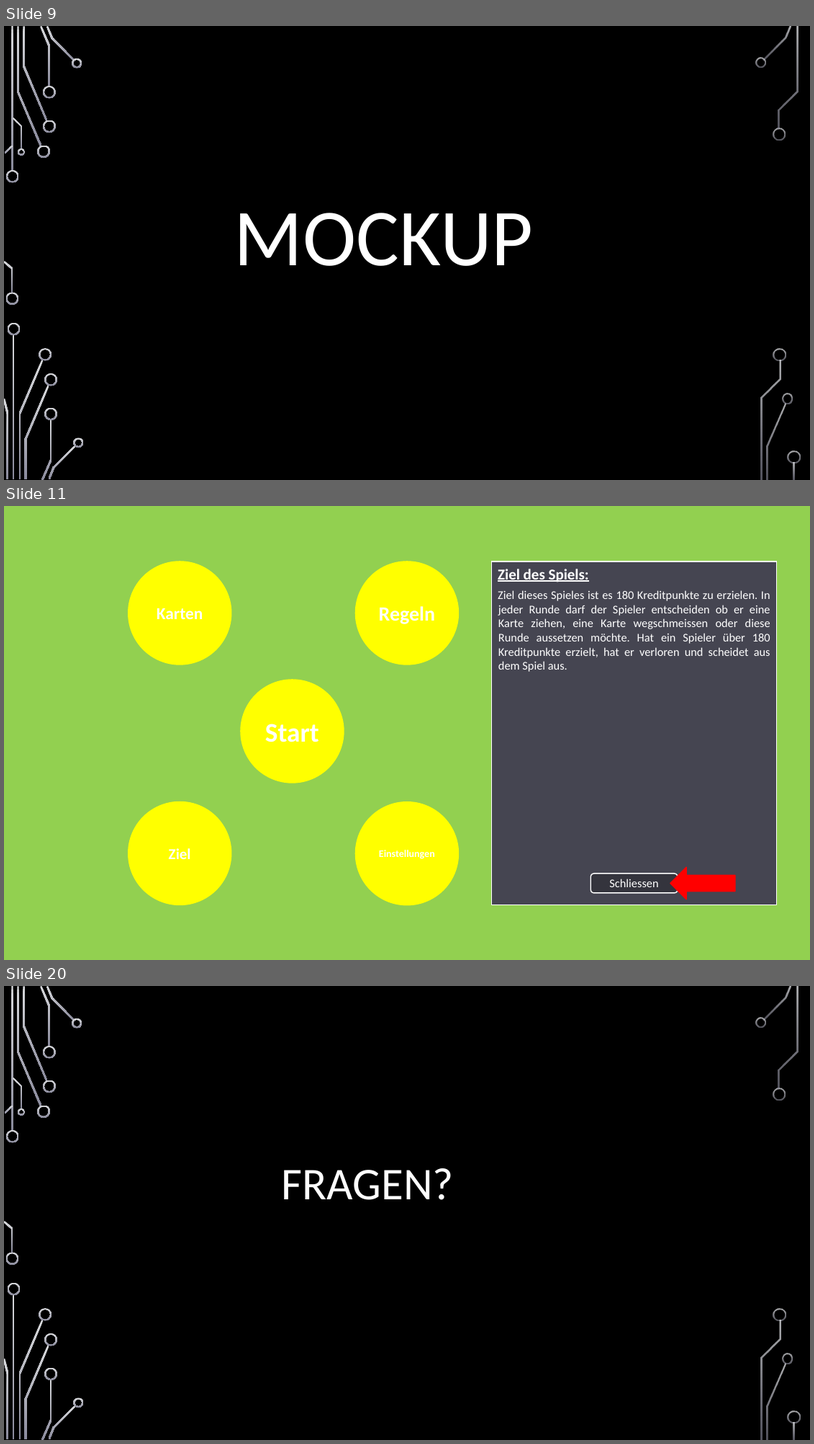
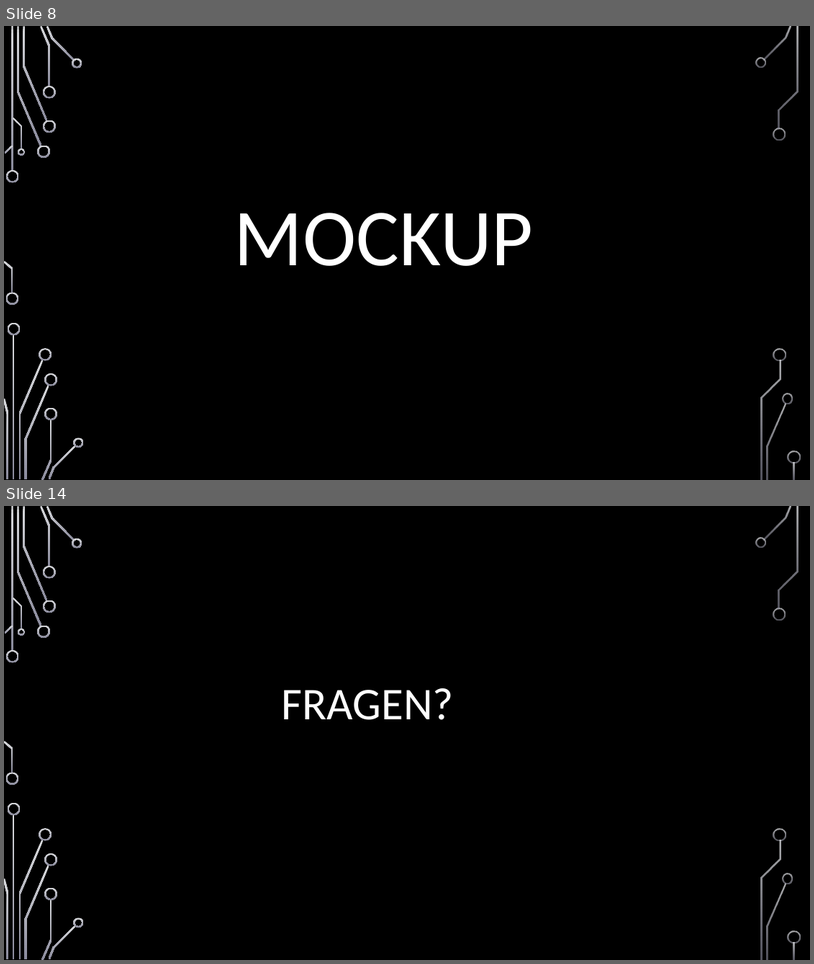
Before and after one commit to jnussbaum/TheBachelorsChaseGame, a slide deck: documents/Meilensteine/Meilenstein I/Meilenstein_1_Präsentation.pptx. Shown one above the other, each under a label of ours: slides 9, 11 and 20 before the commit, slides 8 and 14 after it; the slides between them are not shown. The pictures are 814x1444 and 814x964 pixels, drawn with LibreOffice and Linux fonts; fonts in the diff are those of the drawing; background and template pictures are left out. Boxes give left, top, right and bottom in pixels: in the first picture for what was removed or moved away, otherwise in the second. Text is boxed around its words. In the diff, an @@ line names an element or a change of style, - is before the commit and + after.

```diff
--- a/documents/Meilensteine/Meilenstein I/Meilenstein_1_Präsentation.pptx
+++ b/documents/Meilensteine/Meilenstein I/Meilenstein_1_Präsentation.pptx
@@ slide 11 removed at <box>4,506,810,960</box>, background picture (left out) @@
@@ rectangle removed at <box>4,506,810,960</box> @@
@@ group removed at <box>4,506,149,960</box>: 16 freeform shapes, 4 rectangles @@
@@ ellipse removed at <box>129,561,232,664</box> @@
-Karten
@@ ellipse removed at <box>356,561,459,664</box> @@
-Regeln
@@ rectangle removed at <box>492,561,777,905</box> @@
-Ziel des Spiels:
-Ziel dieses Spieles ist es 180 Kreditpunkte zu erzielen. In jeder Runde darf der Spieler entscheiden ob er eine Karte ziehen, eine Karte wegschmeissen oder diese Runde aussetzen möchte. Hat ein Spieler über 180 Kreditpunkte erzielt, hat er verloren und scheidet aus dem Spiel aus.
@@ ellipse removed at <box>241,680,344,782</box> @@
-Start
@@ ellipse removed at <box>129,802,232,905</box> @@
-Ziel
@@ ellipse removed at <box>356,802,459,905</box> @@
-Einstellungen
@@ left arrow removed at <box>671,867,736,899</box> @@
@@ rounded rectangle removed at <box>592,873,679,893</box> @@
-Schliessen
@@ what was slide 9 is now slide 8 @@
@@ what was slide 20 is now slide 14 @@
```
Also in this commit, not shown: 4 slides changed, 6 slides added, 11 other slides removed.
